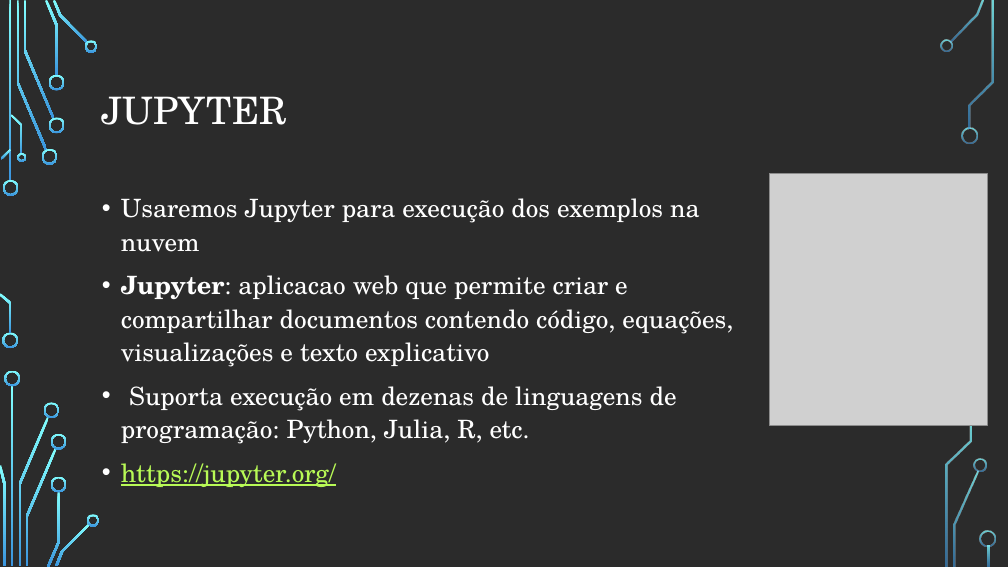
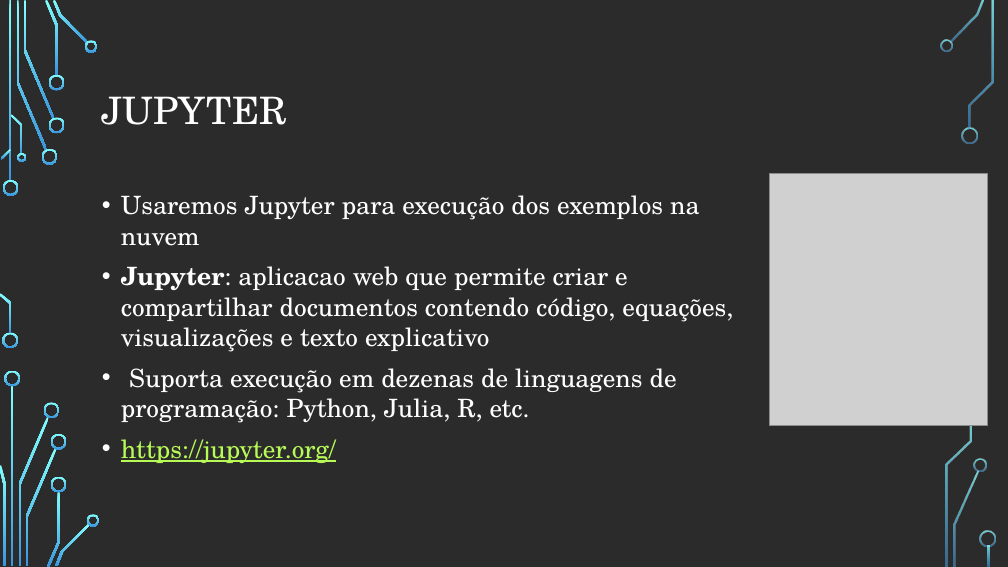
Before and after one commit to zz4fap/python-programming, a slide deck: slide 8 of figures/C126_figures.pptx. Drawn at 1008x567 pixels with LibreOffice and Linux fonts; fonts in the diff are those of the drawing; grey boxes stand for pictures; background and template pictures are left out; a plain dark background stands for a picture behind light text. Boxes give left, top, right and bottom in pixels: in the first picture for what was removed or moved away, otherwise in the second. Text is boxed around its words. In the diff, an @@ line names an element or a change of style, - is before the commit and + after.

```diff
--- a/figures/C126_figures.pptx
+++ b/figures/C126_figures.pptx
@@ text "Usaremos Jupyter para execução dos ..." at box(121, 195, 733, 463): line spacing 1.1 to 1 @@
```
Also in this commit, not shown: 1 other slide changed, 1 slide added, 4 other files.
